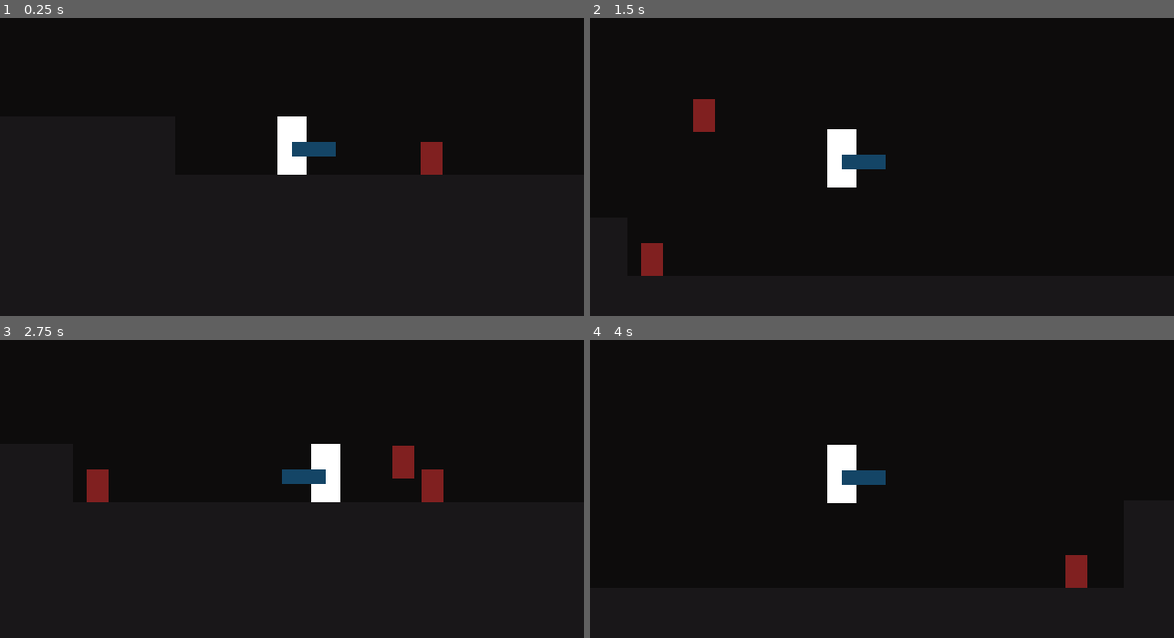
Above: before the commit, frames 1-4 (two rows, left to right).
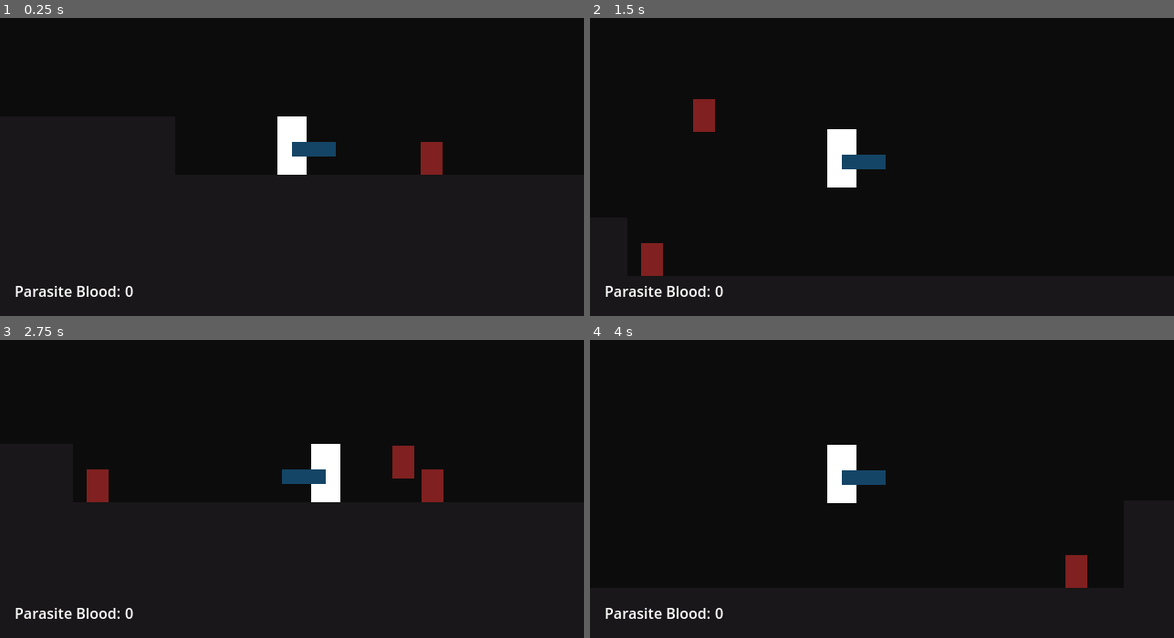
Above: after the commit, the same moments.

Repository: Ieida/guild-of-blood
Game: Godot game, scene res://core/game/game.tscn
Same seed, same stepped clock (60 frames per second), same inputs: the game is played once before the commit and once after it.
Inputs:
- Up to frame 1 (0.25 s): no input
- Up to frame 2 (1.5 s): hold D (move_right) from 0.53 s (still down); tap Space (jump) at 0.77 s
- Up to frame 3 (2.75 s): tap Space (jump) at 1.52 s; release D (move_right) at 2.03 s; hold A (move_left) from 2.03 s (still down)
- Up to frame 4 (4 s): release A (move_left) at 2.78 s; hold D (move_right) from 2.78 s (still down); tap Space (jump) at 3.02, 3.77 s

The runs differ from the first frame. In frame 1, 0.4% of the frame differs, in the area x 2-23%, y 89-94%; in frame 2, 0.4%; in frame 3, 0.4%; in frame 4, 0.4%.

Commit message:
blood collector

Diff:
--- /dev/null
+++ b/2d/core/blood_collector/blood_collector_2d.gd
@@ -0,0 +1,29 @@
+class_name BloodCollector2D extends Area2D
+
+
+@export var radius: float = 32.
+@export var ui: Label
+var points: int
+
+
+func _physics_process(_delta: float) -> void:
+	for a in get_overlapping_areas():
+		if not a is Drop2D: continue
+		var dst: float = global_position.distance_to(a.global_position)
+		if dst > radius: continue
+		pick_up(a)
+
+
+func _ready() -> void:
+	update_ui()
+
+
+func pick_up(drop: Drop2D):
+	drop.collect()
+	points += 1
+	update_ui()
+
+
+func update_ui():
+	if ui:
+		ui.text = str(points)
--- /dev/null
+++ b/2d/core/blood_collector/blood_collector_2d.tscn
@@ -0,0 +1,9 @@
+[gd_scene load_steps=2 format=3 uid="uid://dgxrxfkv82cxb"]
+
+[ext_resource type="Script" uid="uid://blfda117saghg" path="res://2d/core/blood_collector/blood_collector_2d.gd" id="1_hb11g"]
+
+[node name="BloodCollector2D" type="Area2D"]
+collision_layer = 0
+collision_mask = 8
+monitorable = false
+script = ExtResource("1_hb11g")
--- a/2d/core/drop/drop_2d.gd
+++ b/2d/core/drop/drop_2d.gd
@@ -1,6 +1,9 @@
 class_name Drop2D extends Area2D
 
 
+@export_range(0., 90.) var attract_amplitude: float = 45.
+@export var attract_frequency: float = 5.
+@export var attract_velocity: float = 128.
 @export var attractor_tags: Array[StringName]
 var attractor: Hurtbox2D
 
@@ -10,11 +13,16 @@
 		var dir: Vector2 = global_position.direction_to(
 			attractor.global_position
 		)
-		var ang: float = sin(GameUtils.time * 5.) * deg_to_rad(45.)
+		var ang: float = sin(GameUtils.time * attract_frequency) * deg_to_rad(attract_amplitude)
 		dir = dir.rotated(ang)
-		var mtn: Vector2 = dir * 64. * delta
+		var mtn: Vector2 = dir * attract_velocity * delta
 		global_translate(mtn)
 	else:
+		var ang: float = wrapf(GameUtils.time * .5, 0., 1.) * PI * 2.
+		var dir: Vector2 = Vector2.RIGHT.rotated(ang)
+		var mtn: Vector2 = dir * attract_amplitude * delta
+		global_translate(mtn)
+
 		for a in get_overlapping_areas():
 			if not a is Hurtbox2D: continue
 			var has_tag: bool
@@ -24,3 +32,7 @@
 					break
 			if not has_tag: continue
 			attractor = a
+
+
+func collect():
+	queue_free()
--- a/2d/core/drop/drop_2d.tscn
+++ b/2d/core/drop/drop_2d.tscn
@@ -9,7 +9,7 @@
 size = Vector2(8, 8)
 
 [node name="Drop2D" type="Area2D"]
-z_index = -1
+z_index = 1
 collision_layer = 8
 collision_mask = 4
 script = ExtResource("1_37hoe")
--- a/2d/core/enemy/enemy_2d.tscn
+++ b/2d/core/enemy/enemy_2d.tscn
@@ -29,6 +29,12 @@
 priority = 1
 metadata/_custom_type_script = "uid://djgq3pop1uygr"
 
+[sub_resource type="Resource" id="Resource_h22sm"]
+resource_local_to_scene = true
+script = ExtResource("8_qpd5a")
+priority = 3
+metadata/_custom_type_script = "uid://c0kpba4gkvv3b"
+
 [sub_resource type="Resource" id="Resource_j8syg"]
 resource_local_to_scene = true
 script = ExtResource("4_1l2mt")
@@ -41,12 +47,6 @@
 distance = 256.0
 priority = 1
 metadata/_custom_type_script = "uid://opii8bib3yra"
-
-[sub_resource type="Resource" id="Resource_h22sm"]
-resource_local_to_scene = true
-script = ExtResource("8_qpd5a")
-priority = 3
-metadata/_custom_type_script = "uid://c0kpba4gkvv3b"
 
 [sub_resource type="Resource" id="Resource_68wph"]
 resource_local_to_scene = true
--- a/2d/levels/prototype/prototype.tscn
+++ b/2d/levels/prototype/prototype.tscn
@@ -28,6 +28,12 @@
 priority = 1
 metadata/_custom_type_script = "uid://djgq3pop1uygr"
 
+[sub_resource type="Resource" id="Resource_attk2"]
+resource_local_to_scene = true
+script = ExtResource("11_6jaef")
+priority = 3
+metadata/_custom_type_script = "uid://c0kpba4gkvv3b"
+
 [sub_resource type="Resource" id="Resource_isaxc"]
 resource_local_to_scene = true
 script = ExtResource("9_ibw54")
@@ -40,12 +46,6 @@
 distance = 128.0
 priority = 1
 metadata/_custom_type_script = "uid://opii8bib3yra"
-
-[sub_resource type="Resource" id="Resource_attk2"]
-resource_local_to_scene = true
-script = ExtResource("11_6jaef")
-priority = 3
-metadata/_custom_type_script = "uid://c0kpba4gkvv3b"
 
 [sub_resource type="Resource" id="Resource_ly4kb"]
 resource_local_to_scene = true
--- a/2d/nodes/player/player_2d.tscn
+++ b/2d/nodes/player/player_2d.tscn
@@ -1,10 +1,11 @@
-[gd_scene load_steps=9 format=3 uid="uid://cf3adykhk662m"]
+[gd_scene load_steps=10 format=3 uid="uid://cf3adykhk662m"]
 
 [ext_resource type="Script" uid="uid://eosbyt53cdon" path="res://2d/nodes/player/player_2d.gd" id="1_p1v1k"]
 [ext_resource type="PackedScene" uid="uid://dgs8cyai8su52" path="res://2d/nodes/follow_camera/follow_camera_2d.tscn" id="2_8i7pm"]
 [ext_resource type="PackedScene" uid="uid://cfhvy0wcf7vjp" path="res://2d/core/hurtbox/hurtbox_2d.tscn" id="2_qbuug"]
 [ext_resource type="Resource" uid="uid://dy8mxs6sj7tt" path="res://data/health/player_health.tres" id="3_qdypo"]
 [ext_resource type="PackedScene" uid="uid://ojejnbl5hnrv" path="res://2d/core/gun/gun_2d.tscn" id="4_qdypo"]
+[ext_resource type="PackedScene" uid="uid://dgxrxfkv82cxb" path="res://2d/core/blood_collector/blood_collector_2d.tscn" id="5_ve4yu"]
 
 [sub_resource type="RectangleShape2D" id="RectangleShape2D_xltlp"]
 size = Vector2(32, 64)
@@ -45,6 +46,12 @@
 [node name="CollisionShape2D" type="CollisionShape2D" parent="Hurtbox2D"]
 shape = SubResource("RectangleShape2D_xltlp")
 
+[node name="BloodCollector2D" parent="." node_paths=PackedStringArray("ui") instance=ExtResource("5_ve4yu")]
+ui = NodePath("../UI/MarginContainer/HBoxContainer/BloodCount")
+
+[node name="CollisionShape2D" type="CollisionShape2D" parent="BloodCollector2D"]
+shape = SubResource("RectangleShape2D_xltlp")
+
 [node name="Mesh" type="MeshInstance2D" parent="."]
 mesh = SubResource("QuadMesh_p1v1k")
 
@@ -53,3 +60,31 @@
 
 [node name="Gun2D" parent="Mesh/GunWielder" instance=ExtResource("4_qdypo")]
 position = Vector2(24, 4)
+
+[node name="UI" type="CanvasLayer" parent="."]
+
+[node name="MarginContainer" type="MarginContainer" parent="UI"]
+anchors_preset = 15
+anchor_right = 1.0
+anchor_bottom = 1.0
+grow_horizontal = 2
+grow_vertical = 2
+theme_override_constants/margin_left = 16
+theme_override_constants/margin_top = 16
+theme_override_constants/margin_right = 16
+theme_override_constants/margin_bottom = 16
+
+[node name="HBoxContainer" type="HBoxContainer" parent="UI/MarginContainer"]
+layout_mode = 2
+size_flags_horizontal = 0
+size_flags_vertical = 8
+
+[node name="BloodTitle" type="Label" parent="UI/MarginContainer/HBoxContainer"]
+layout_mode = 2
+size_flags_horizontal = 0
+size_flags_vertical = 10
+text = "Parasite Blood:"
+
+[node name="BloodCount" type="Label" parent="UI/MarginContainer/HBoxContainer"]
+layout_mode = 2
+text = "10000"
Not shown, added: 2d/core/blood_collector/blood_collector_2d.gd.uid
